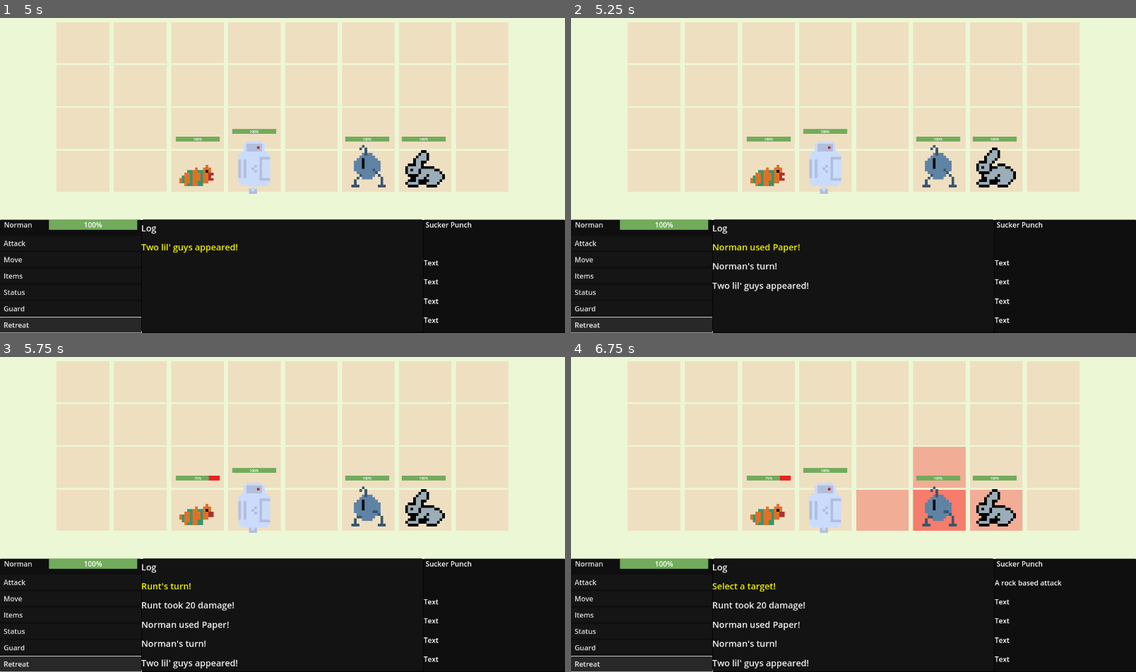
Above: before the commit, frames 1-4 (two rows, left to right).
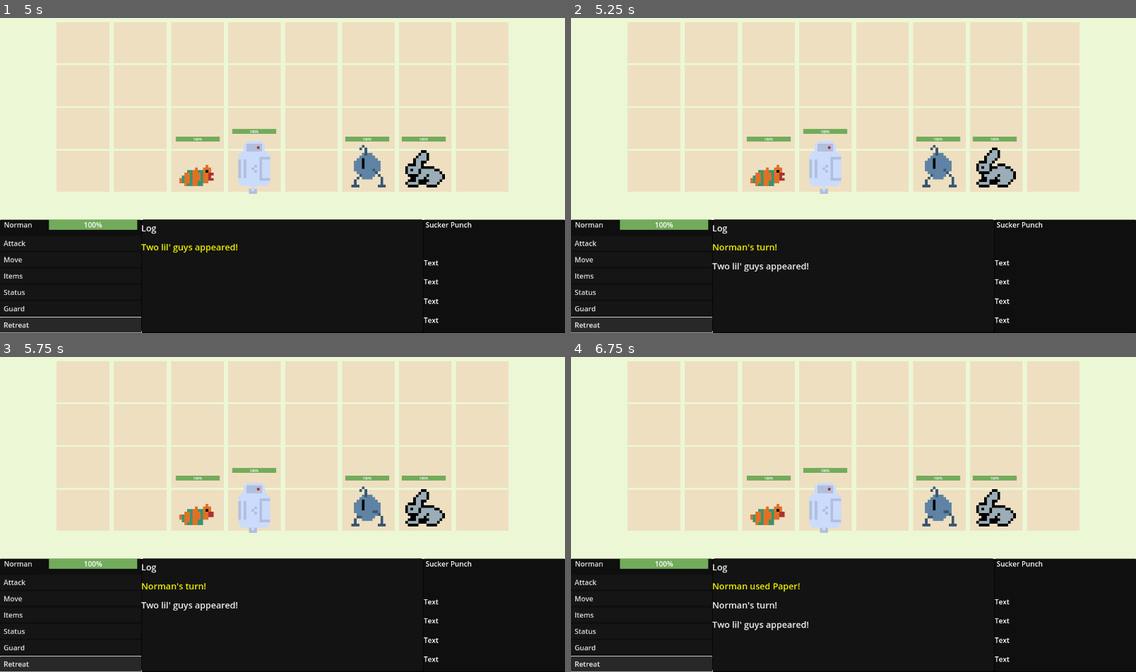
Above: after the commit, the same moments.

Repository: SamShubitz1/WorkingTitle
Game: Godot game, scene res://Scenes/Battle/Battle/battle_scene.tscn
Same seed, same stepped clock (60 frames per second), same inputs: the game is played once before the commit and once after it. This scene is started directly instead of the project's main scene.
Inputs:
- Up to frame 1 (5 s): click "Attack" at 0.5 s; click "Move" at 1.25 s; click "Items" at 2 s; click "Status" at 2.75 s; click "Guard" at 3.5 s; click "Retreat" at 4.25 s
- Up to frame 2 (5.25 s): tap Enter (ui_accept) at 5, 5.1 s; hold Right (ui_right) from 5.03 s (still down)
- Up to frame 3 (5.75 s): keep holding Right (ui_right); tap Enter (ui_accept) at 5.27, 5.57 s
- Up to frame 4 (6.75 s): release Right (ui_right) at 5.78 s; hold Q (go_back) 5.78-6.53 s; tap E (navigate_log) at 5.85 s; tap Enter (ui_accept) at 6.02, 6.05, 6.32 s; hold Right (ui_right) from 6.53 s (still down); tap P (testbutton) at 6.6 s

Frame 1 is identical in both runs. In frame 2, 0.5% of the frame differs, in the area x 25-42%, y 71-87%; in frame 3, 0.9%; in frame 4, 5.0%, in the area x 25-87%, y 28-99%.

Commit message:
less bugs

Diff:
--- a/Scenes/Battle/Battle/battle_controller.gd
+++ b/Scenes/Battle/Battle/battle_controller.gd
@@ -39,6 +39,7 @@
 	dialog = dialog_box[0]
 	cursor.disable()
 	build_characters()
+	populate_grid()
 	increment_turn_queue()
 	add_event({"type": EventType.DIALOG, "text": initial_dialog})
 	add_event({"type": EventType.DIALOG, "text": current_player.char_name + "'s turn!", "duration": dialog_duration})
@@ -54,6 +55,8 @@
 	event_queue.clear()
 
 func increment_event_queue() -> void:
+	manual_increment = false
+
 	var event = event_queue.pop_front()
 	if event:
 		match event.type:
@@ -167,9 +170,11 @@
 			break
 
 	var enemy_attack = get_enemy_attack()
+
 	add_event({"type": EventType.DIALOG, "text": current_player.char_name + " used " + enemy_attack.name + "!", "duration": dialog_duration, "publisher": current_player.char_name})
 	add_event({"type": EventType.ATTACK, "target": target, "damage": enemy_attack.damage, "duration": attack_duration, "publisher": current_player.char_name})
 	add_event({"type": EventType.END_TURN, "duration": 0, "publisher": current_player.char_name})
+
 	increment_event_queue()
 
 func get_enemy_attack() -> Dictionary:
@@ -253,8 +258,6 @@
 	thumper.flip_sprite()
 	players.append(thumper)
 
-	populate_grid()
-
 func populate_grid() -> void:
 	for player in players:
 		battle_grid.set_object_at_grid_position(player)
